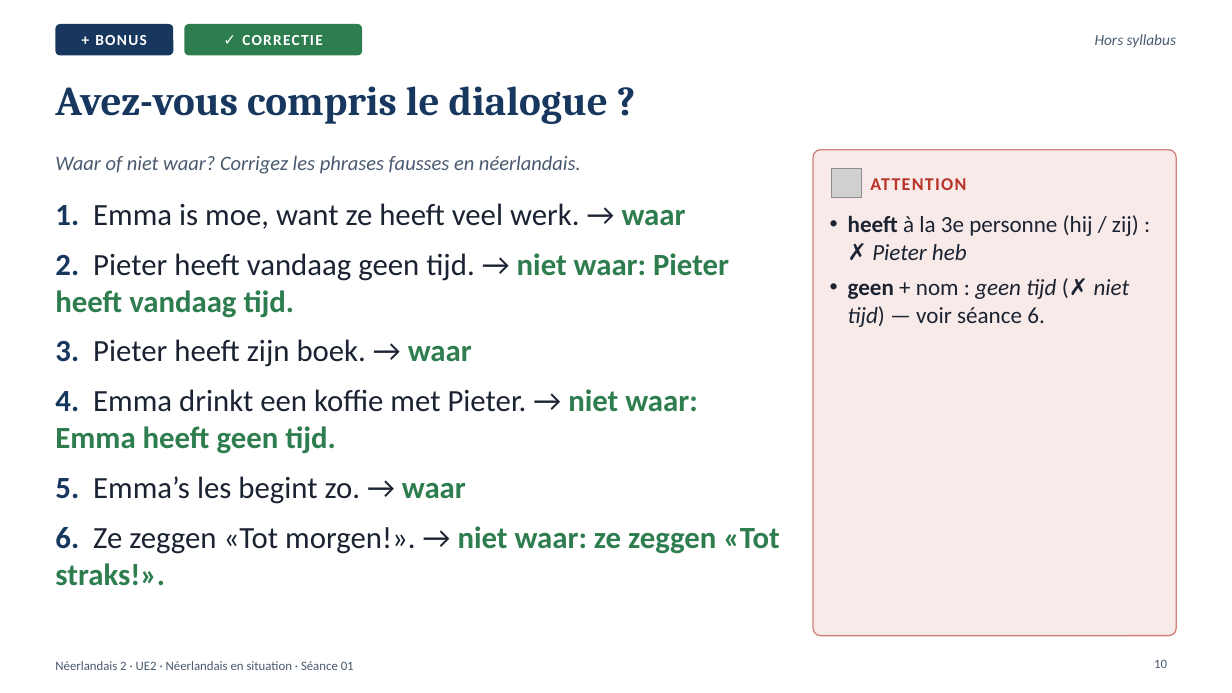
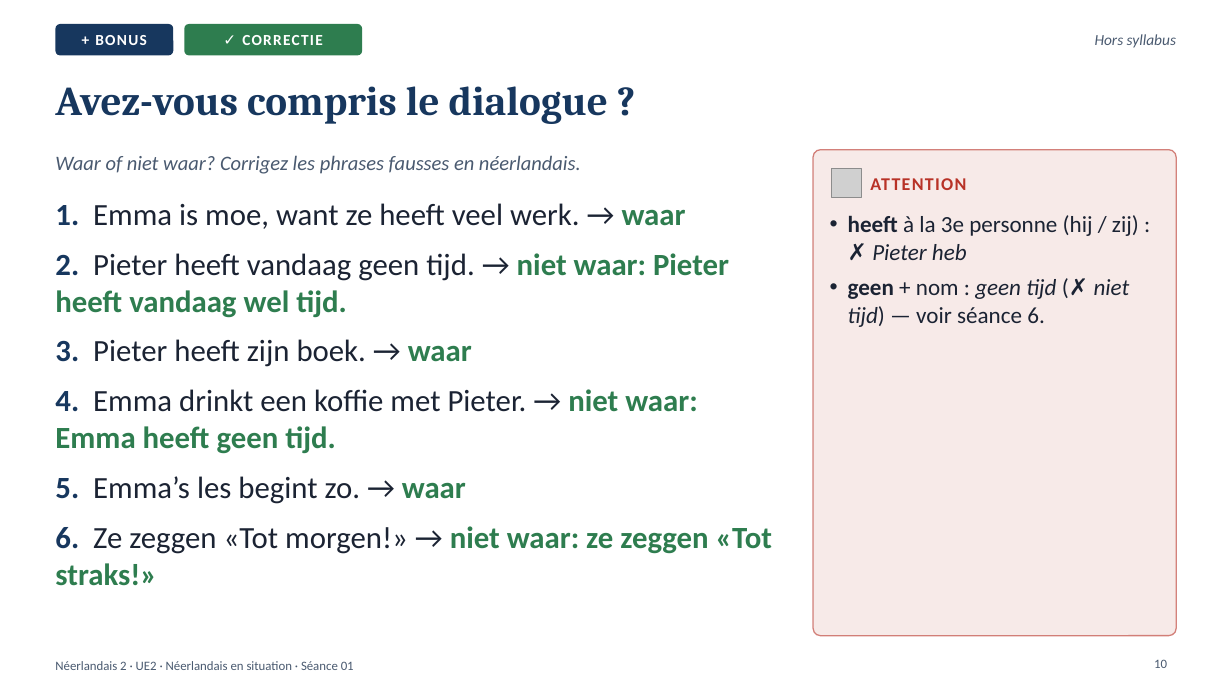
Before and after one commit to ajouniaux/talenleren, a slide deck: slide 10 of neerlandais2/powerpoints/Seance_01_Kennismaking_Goedemorgen.pptx. Drawn at 1232x693 pixels with LibreOffice and Linux fonts; fonts in the diff are those of the drawing; grey boxes stand for pictures. Boxes give left, top, right and bottom in pixels: in the first picture for what was removed or moved away, otherwise in the second. Text is boxed around its words. In the diff, an @@ line names an element or a change of style, - is before the commit and + after.

```diff
--- a/neerlandais2/powerpoints/Seance_01_Kennismaking_Goedemorgen.pptx
+++ b/neerlandais2/powerpoints/Seance_01_Kennismaking_Goedemorgen.pptx
@@ text at (x1=55, y1=253, x2=729, y2=318): text changed @@
-2. Pieter heeft vandaag geen tijd. → niet waar: Pieter heeft vandaag tijd.
+2. Pieter heeft vandaag geen tijd. → niet waar: Pieter heeft vandaag wel tijd.
@@ text at (x1=55, y1=526, x2=772, y2=586): text changed @@
-6. Ze zeggen «Tot morgen!». → niet waar: ze zeggen «Tot straks!».
+6. Ze zeggen «Tot morgen!» → niet waar: ze zeggen «Tot straks!»
```
Also in this commit, not shown: 18 other slides changed, 1 other file.
